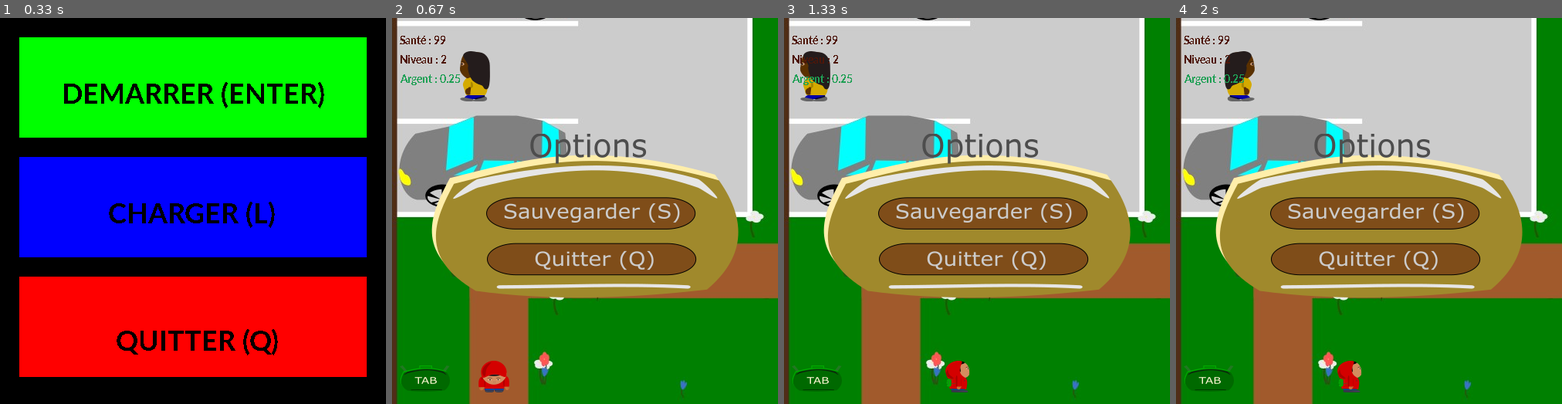
Above: before the commit, frames 1-4 (left to right).
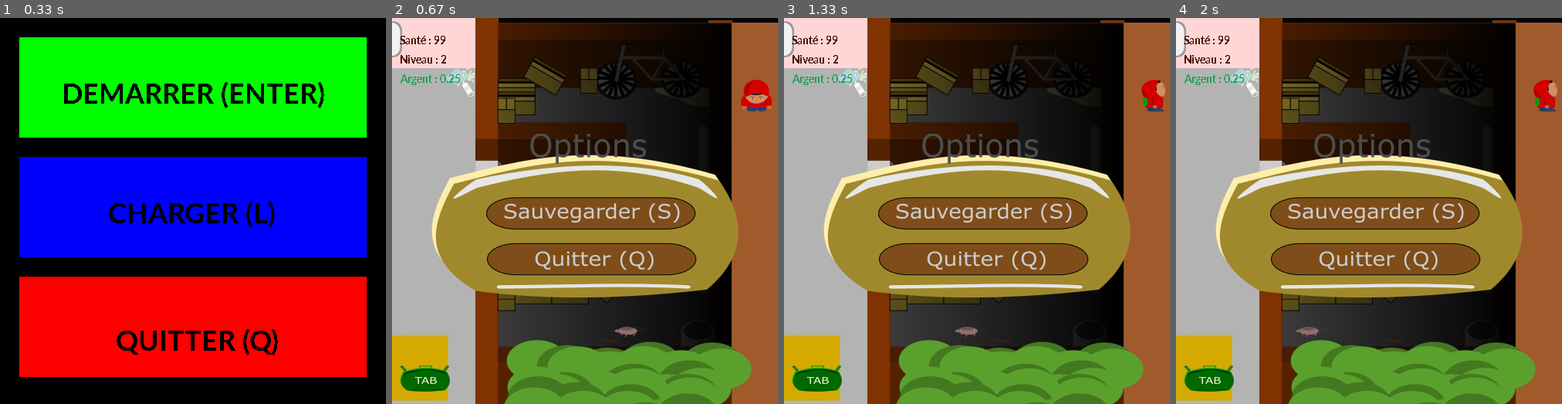
Above: after the commit, the same moments.

Repository: BastienChicot/GusGame
Game: pygame game, started from GusOut.py
The game is run twice, just before and just after one commit, with the same random seed, the same clock (stepped at 60 frames per second) and the same inputs.
Inputs:
- Up to frame 1 (0.33 s): no input
- Up to frame 2 (0.67 s): tap L at 0.33 s
- Up to frame 3 (1.33 s): hold A 0.67-1.13 s; hold Right 0.67-1.13 s; tap Tab at 1.17 s
- Up to frame 4 (2 s): no input

Frame 1 is identical in both runs. In frame 2, 72% of the frame differs, in the area x 0-100%, y 0-100%; in frame 3, 72%; in frame 4, 72%.

Commit message:
nivo 2 ready

Diff:
--- a/Story/Fonctions.py
+++ b/Story/Fonctions.py
@@ -101,6 +101,7 @@
 class sac_a_dos():
     def __init__(self):
         super().__init__()
+        #Nivo1
         self.Torchon = 0
         self.soupe_froide = 0
         self.soupe_chaude = 0
@@ -108,6 +109,17 @@
         self.Alcool = 0
         self.Briquet = 0
         self.Capote = 0
+        #Nivo2
+        self.Sucre_Glace = 0
+        self.Clopes = 0
+        self.Ballon = 0
+        self.Teuteu = 0
+        self.Telephone = 0
+        self.Clef = 0
+        self.Horaires_bus = 0
+        self.Portefeuille = 0
+        self.Huile_rateau = 0
+        self.Photos = 0
 
     def iter_objects(self):
         return (self.__dict__)
@@ -221,6 +233,24 @@
         if var_iter >= max_iter and action.click == True:
             i -= max_iter
 
+def zone_dialogue_noiter(screen,texte_zone,action,liste_phrases):
+
+    pygame.font.init()
+
+    myfont = pygame.font.SysFont('corbel', 19, bold=True)
+
+    textsurface = myfont.render(texte_zone, False, (110, 110, 110))
+    screen.blit(fond_text,(260,380))
+    screen.blit(textsurface,(280,385))
+    j = 405
+    for phrases in liste_phrases :
+
+        if action.click == True:
+            textsurface2 = myfont.render(phrases, False, (110, 110, 110))
+            screen.blit(textsurface2,(290,j))
+
+            j += 15
+
 def affich_sac(screen,sac):
 
     pygame.font.init()
@@ -237,11 +267,14 @@
 
     screen.blit(sac_image,(25,130))
     i = 220
+    j = 75
     for text in texts :
-
         textsurface = myfont.render(text, False, (220, 220, 220))
-        screen.blit(textsurface,(75,i))
+        screen.blit(textsurface,(j,i))
         i += 20
+        if i > 350:
+            j += 150
+            i = 220
 
 def pause(screen,gameExit,Gus,sac):
     keys=pygame.key.get_pressed()
--- a/Story/histoire.py
+++ b/Story/histoire.py
@@ -671,13 +671,14 @@
     dame_left = dame_l[0]
     dame = pnj(spawn_damex,spawn_damey,screen_x,screen_y,dame_left,"left")
     #INTERACTIONS
-
+    pressed_vieille = -1
+    phrases_vieille =[["J'ai perdu mes","clopes gamin!!"]]
     #OBJETS NIVEAU
 
 
     gameExit = False
 
-    while not gameExit :
+    while not gameExit:
 
         if frame_count <= 30:
             frame_count += 1
@@ -731,10 +732,9 @@
                     action.click = True
                     click_.play()
                     #PERSONNES
-
-
+                    if 325+screen_x < x < 360+screen_x and 315+screen_y < y < 355+screen_y and Gus.level == 2:
+                        pressed_vieille = 0
                     #OBJETS
-
 
                 elif event.key != pygame.K_a:
 
@@ -825,7 +825,9 @@
                 Gus.level = 2.1
                 Gus.spawn = 1
                 time = 0
-
+        if 325+screen_x < x < 360+screen_x and 315+screen_y < y < 355+screen_y and Gus.level == 2:
+
+            zone_dialogue(screen,"Parler à la vieille (A)",action,phrases_vieille[pressed_vieille],pressed_vieille,1)
         elif Gus.level == 2.1:
 
             if Gus.spawn == 1 and time < 2:
@@ -1079,10 +1081,6 @@
 
         ##OBJETS
 
-
-        else:
-            action.click = False
-
         screen.blit(gugus, rect_gugus)
 
         pv = Gus_font.render("Santé : " + str(Gus.pv), False, (78, 22, 9))
@@ -1103,5 +1101,6 @@
             game_over(screen)
 
         pygame.display.update()
+        print(action.click)
 
         clock.tick(100)
Binary file changed: Story/saves/Gus.pkl
